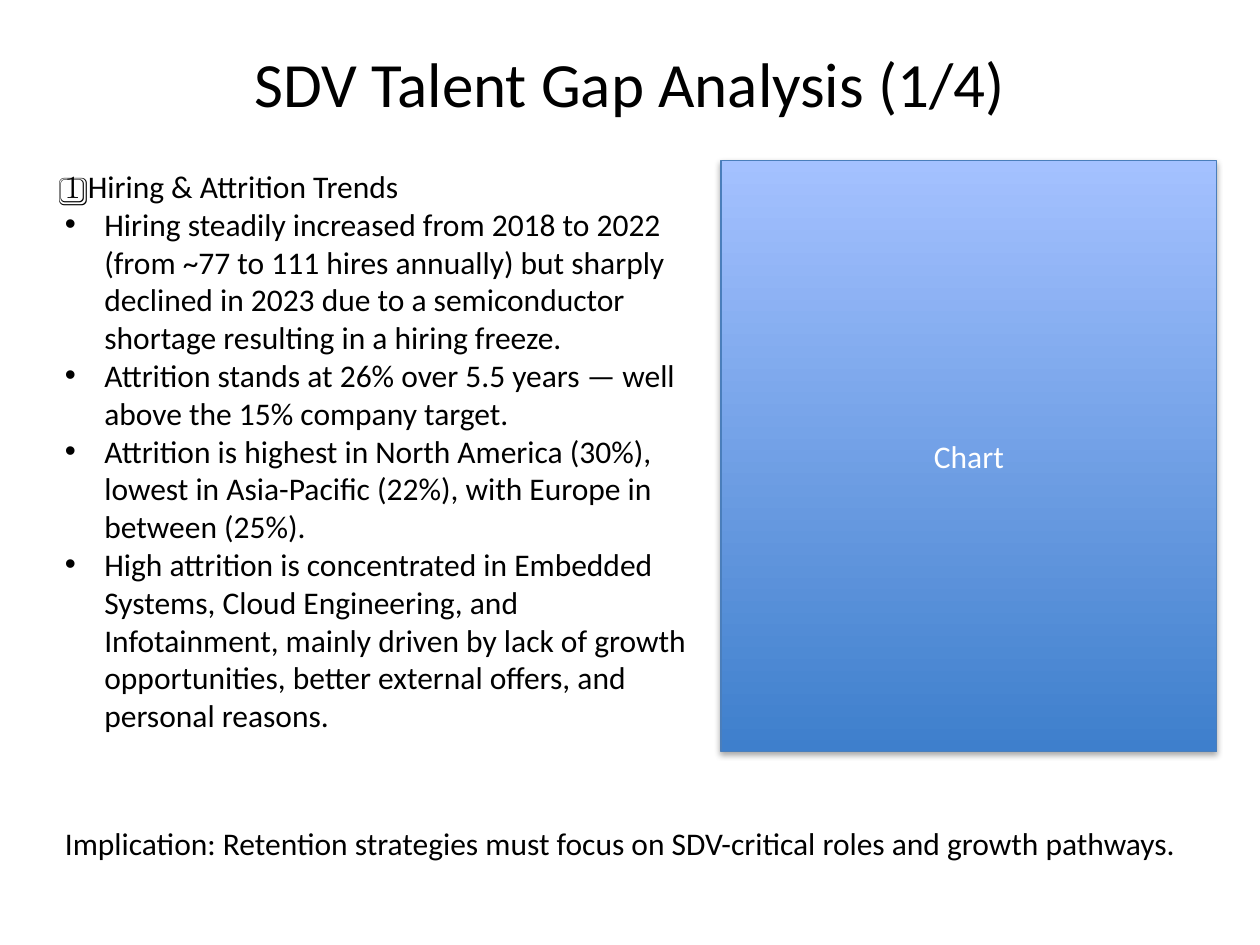
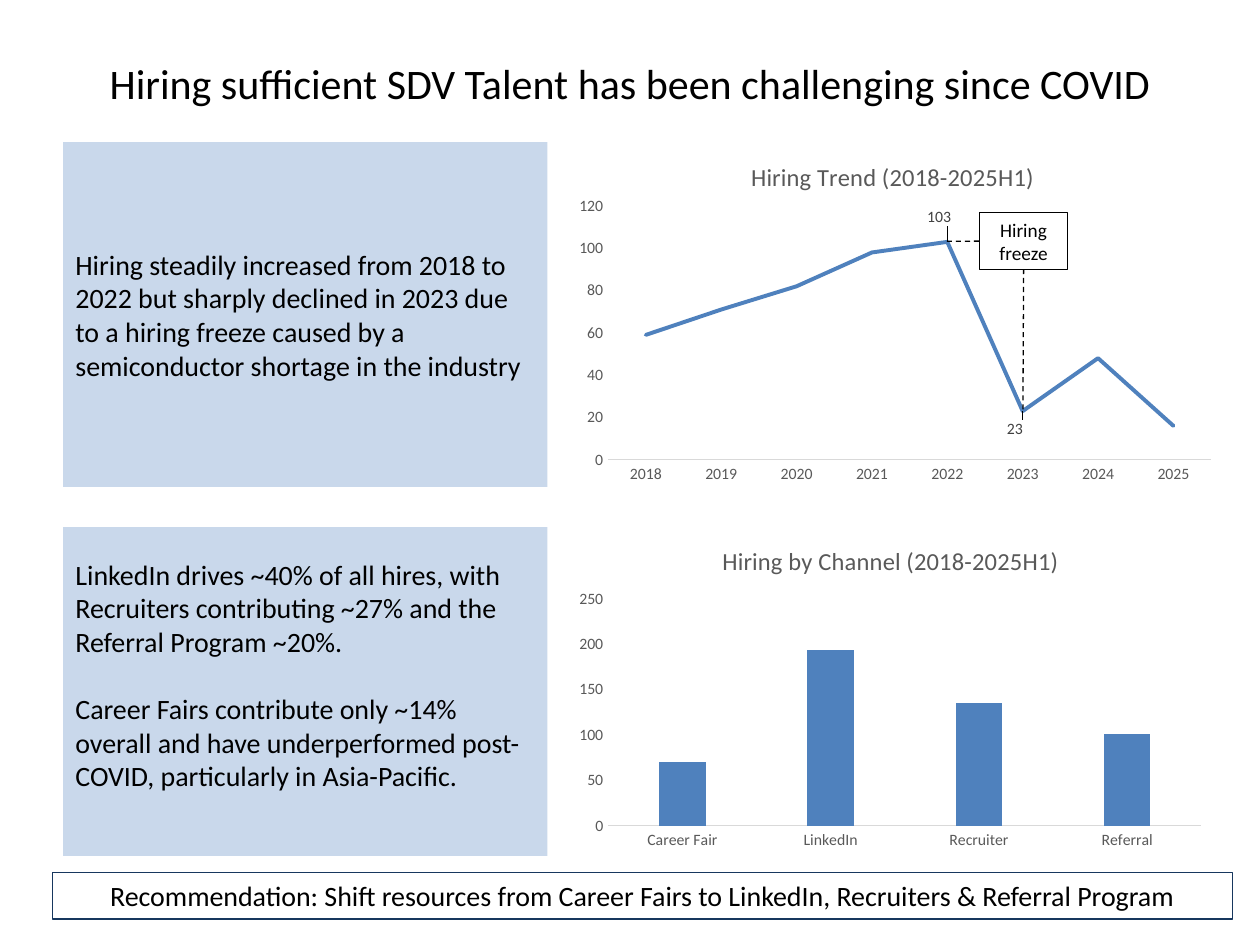
Before and after one commit to sven-friedel/workforce-insights-project, a slide deck: slide 2 of SDV_Talent_Report.pptx. Drawn at 1260x945 pixels with LibreOffice and Linux fonts; fonts in the diff are those of the drawing. Boxes give left, top, right and bottom in pixels: in the first picture for what was removed or moved away, otherwise in the second. Text is boxed around its words. In the diff, an @@ line names an element or a change of style, - is before the commit and + after.

Commit message:
Updates on PPT Report and added charts to excel

```diff
--- a/SDV_Talent_Report.pptx
+++ b/SDV_Talent_Report.pptx
@@ title at [110, 69, 1150, 107]: text changed; size 36 to 24 pt @@
-SDV Talent Gap Analysis (1/4)
+Hiring sufficient SDV Talent has been challenging since COVID
@@ rectangle added at [63, 142, 548, 488], fill #4F81BD at 30% opacity, 16 pt, text #000000 @@
+Hiring steadily increased from 2018 to 2022 but sharply declined in 2023 due to a hiring freeze caused by a semiconductor shortage in the industry
@@ text removed at [65, 176, 685, 732] @@
-1️⃣ Hiring & Attrition Trends
-• Hiring steadily increased from 2018 to 2022 (from ~77 to 111 hires annually) but sharply declined in 2023 due to a semiconductor shortage resulting in a hiring freeze.
-• Attrition stands at 26% over 5.5 years — well above the 15% company target.
-• Attrition is highest in North America (30%), lowest in Asia-Pacific (22%), with Europe in between (25%).
-• High attrition is concentrated in Embedded Systems, Cloud Engineering, and Infotainment, mainly driven by lack of growth opportunities, better external offers, and personal reasons.
@@ rectangle removed at [721, 160, 1216, 751] @@
-Chart
@@ group added at [553, 142, 1232, 495]: 2 lines, 1 line chart, 1 rectangle @@
+title "Hiring Trend (2018-2025H1) "
+categories: 2018, 2019, 2020, 2021, 2022, 2023, 2024, 2025
+Series 1: 59, 71, 82, 98, 103, 23, 48, 16
+Hiring freeze
@@ rectangle added at [63, 527, 548, 856], fill #4F81BD at 30% opacity, 16 pt, text #000000 @@
+LinkedIn drives ~40% of all hires, with Recruiters contributing ~27% and the Referral Program ~20%.
+Career Fairs contribute only ~14% overall and have underperformed post-COVID, particularly in Asia-Pacific.
@@ column chart added at [566, 527, 1213, 856] @@
+title "Hiring by Channel (2018-2025H1) "
+categories: Career Fair, LinkedIn, Recruiter, Referral
+Series 1: 70, 194, 135, 101
@@ text removed at [65, 833, 1175, 861] @@
-Implication: Retention strategies must focus on SDV-critical roles and growth pathways.
@@ rectangle added at [53, 872, 1232, 919], outline #17375E 1 pt, 16 pt, text #000000 @@
+Recommendation: Shift resources from Career Fairs to LinkedIn, Recruiters & Referral Program
```
Also in this commit, not shown: 2 other slides changed, 1 slide added, 1 slide removed, 1 other file.
